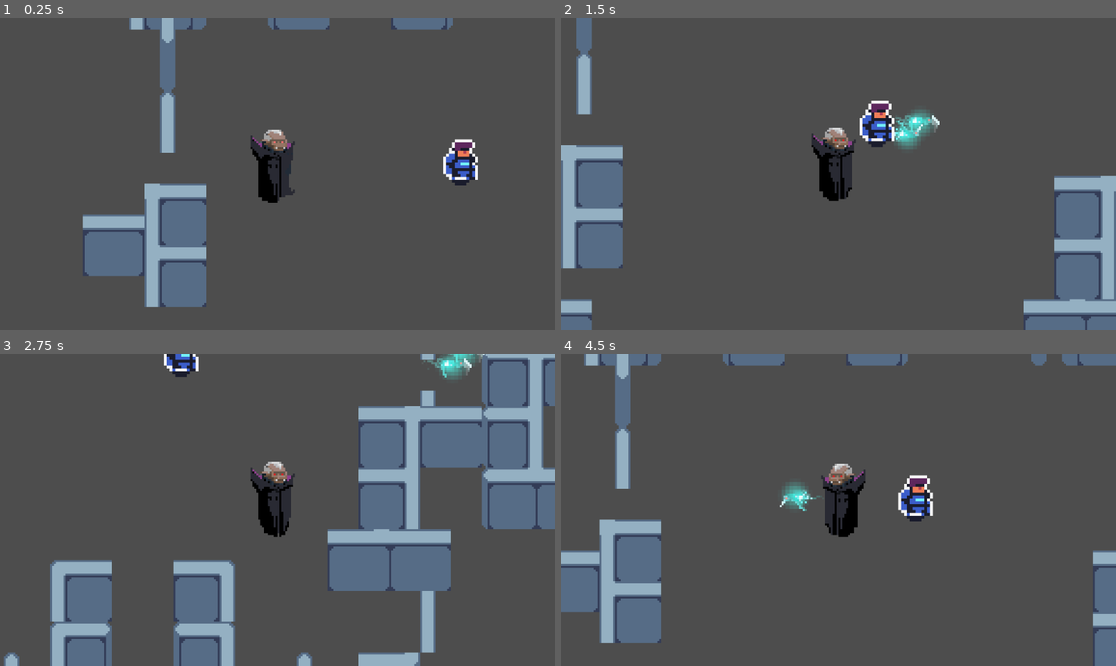
Above: before the commit, frames 1-4 (two rows, left to right).
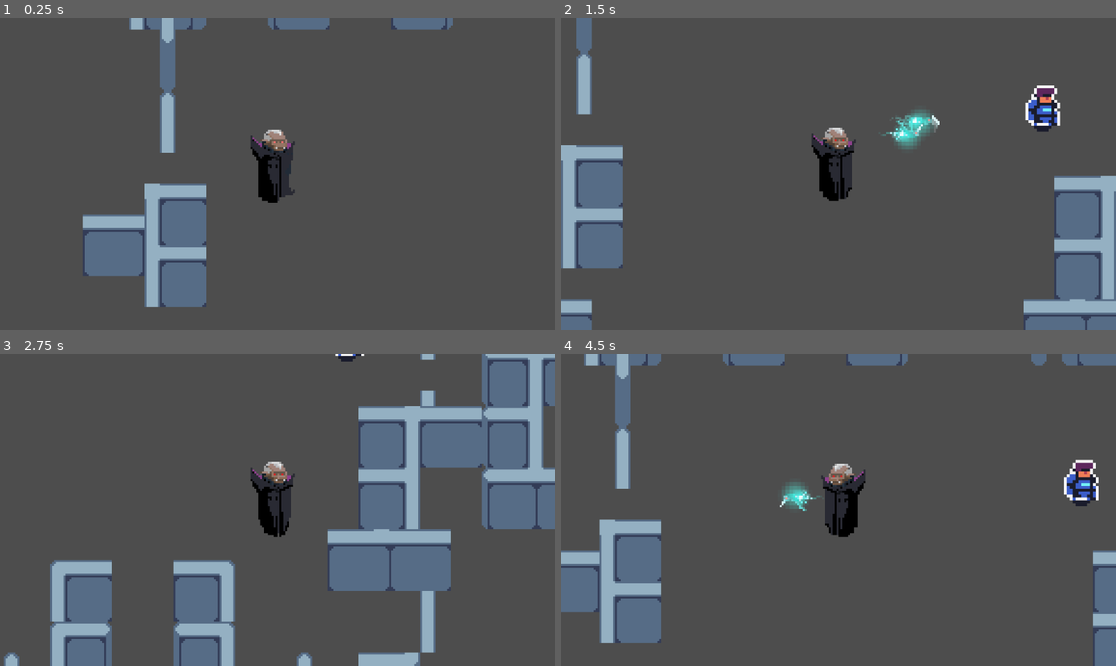
Above: after the commit, the same moments.

Repository: brianxiaodev/bloodmoon
Game: Godot game, scene res://scenes/blood_moon.tscn
Same seed, same stepped clock (60 frames per second), same inputs: the game is played once before the commit and once after it.
Inputs (mouse positions are in pixels of both pictures, inside the frame that each line leads up to):
- Up to frame 1 (0.25 s): no input
- Up to frame 2 (1.5 s): tap Enter at 0.5 s; move the mouse to (960, 158) at 0.52 s; hold Right (ui_right) 0.53-1.28 s; hold Space (shoot) 0.53-1.28 s; click (960, 158) at 0.67 s; move the mouse to (727, 189) at 1.27 s; hold Down (ui_down) from 1.28 s (still down); tap Space (shoot) at 1.35 s
- Up to frame 3 (2.75 s): move the mouse to (333, 441) at 2.02 s; release Down (ui_down) at 2.03 s; hold Right (ui_right) from 2.03 s (still down); hold Space (shoot) from 2.03 s (still down)
- Up to frame 4 (4.5 s): move the mouse to (810, 572) at 2.77 s; release Right (ui_right) at 2.78 s; release Space (shoot) at 2.78 s; hold Up (ui_up) 2.78-3.53 s; tap Space (shoot) at 2.85, 4.35 s; click (810, 572) at 2.92 s; move the mouse to (1005, 556) at 3.52 s; hold Space (shoot) 3.53-4.28 s; hold Left (ui_left) from 3.53 s (still down); move the mouse to (672, 463) at 4.27 s

The runs differ from the first frame. In frame 1, 0.7% of the frame differs, in the area x 79-87%, y 38-54%; in frame 2, 1.5%; in frame 3, 0.9%; in frame 4, 1.5%, in the area x 60-97%, y 33-54%.

Commit message:
fixed collision of bullet with enemy

Diff:
--- a/bullet.gd
+++ b/bullet.gd
@@ -5,6 +5,7 @@
 @onready var kill_timer = $KillTimer
 
 var direction: Vector2 = Vector2.ZERO
+var ignore_body: Node2D = null  # ← Who fired the bullet
 
 
 func _ready() -> void:
@@ -23,3 +24,10 @@
 
 func _on_kill_timer_timeout() -> void:
 	queue_free()
+
+func _on_body_entered(body: Node2D) -> void:
+	if body == ignore_body:
+		return
+	if body.has_method("handle_hit"):
+		body.handle_hit()
+		queue_free()
--- a/bullet.tscn
+++ b/bullet.tscn
@@ -43,6 +43,7 @@
 }]
 
 [node name="Bullet" type="Area2D"]
+collision_mask = 5
 script = ExtResource("1_v8qja")
 
 [node name="CollisionShape2D" type="CollisionShape2D" parent="."]
@@ -56,4 +57,5 @@
 wait_time = 3.0
 one_shot = true
 
+[connection signal="body_entered" from="." to="." method="_on_body_entered"]
 [connection signal="timeout" from="KillTimer" to="." method="_on_kill_timer_timeout"]
--- a/scenes/blood_moon.tscn
+++ b/scenes/blood_moon.tscn
@@ -107,4 +107,4 @@
 visible = false
 
 [node name="Enemy" parent="." instance=ExtResource("7_1dman")]
-position = Vector2(92, 16)
+position = Vector2(178, 8)
--- a/scenes/enemy.gd
+++ b/scenes/enemy.gd
@@ -1,6 +1,8 @@
 extends CharacterBody2D
 
+var health: int = 100
 @onready var ai = $AI
 
 func handle_hit():
-	pass
+	health -= 20
+	print("enemy hit", health)
--- a/scenes/enemy.tscn
+++ b/scenes/enemy.tscn
@@ -140,10 +140,7 @@
 }]
 
 [sub_resource type="RectangleShape2D" id="RectangleShape2D_g0wcc"]
-size = Vector2(18, 18.3125)
-
-[sub_resource type="CircleShape2D" id="CircleShape2D_5uy6h"]
-radius = 22.0907
+size = Vector2(14.6667, 18.3125)
 
 [node name="Enemy" type="CharacterBody2D"]
 scale = Vector2(1.5, 1.5)
@@ -158,13 +155,8 @@
 frame_progress = 0.946972
 
 [node name="CollisionShape2D" type="CollisionShape2D" parent="."]
-position = Vector2(1, -2.84375)
+position = Vector2(0, -2.84375)
 shape = SubResource("RectangleShape2D_g0wcc")
 
 [node name="AI" type="Node2D" parent="."]
 script = ExtResource("3_4ra3w")
-
-[node name="PlayeDetectionZone" type="Area2D" parent="AI"]
-
-[node name="CollisionShape2D" type="CollisionShape2D" parent="AI/PlayeDetectionZone"]
-shape = SubResource("CircleShape2D_5uy6h")
--- a/scenes/vampire.tscn
+++ b/scenes/vampire.tscn
@@ -139,7 +139,8 @@
 "speed": 5.0
 }]
 
-[sub_resource type="CircleShape2D" id="CircleShape2D_0myhr"]
+[sub_resource type="RectangleShape2D" id="RectangleShape2D_j3v10"]
+size = Vector2(22, 40)
 
 [node name="Vampire" type="CharacterBody2D"]
 top_level = true
@@ -160,8 +161,8 @@
 position = Vector2(25, 10)
 
 [node name="CollisionShape2D" type="CollisionShape2D" parent="."]
-position = Vector2(2, -17)
-shape = SubResource("CircleShape2D_0myhr")
+position = Vector2(-3, -5)
+shape = SubResource("RectangleShape2D_j3v10")
 
 [node name="AttackCooldown" type="Timer" parent="."]
 wait_time = 0.7
--- a/scripts/vampire.gd
+++ b/scripts/vampire.gd
@@ -8,6 +8,8 @@
 @onready var attack_spawn_point = $AnimatedSprite2D/AttackSpawnPoint
 @onready var attack_direction = $AnimatedSprite2D/AttackDirection
 @onready var attack_cooldown = $AttackCooldown
+
+var health: int = 100
 
 func _process(_delta: float) -> void:
 	var movement_direction := Vector2.ZERO
@@ -42,11 +44,14 @@
 
 	if attack_cooldown.is_stopped():
 		var bullet_instance = Bullet.instantiate()
+		bullet_instance.ignore_body = self
 		var direction = (attack_direction.global_position - attack_spawn_point.global_position).normalized()
 		emit_signal("player_fired_bullet", bullet_instance, attack_spawn_point.global_position, direction)
 		attack_cooldown.start()
-	else:
-		pass
+
+func handle_hit():
+	health -= 20
+	print("player hit", health)
 
 #Working code from Grace:
 #signal shoot
Not shown: 1 places in scenes/enemy.tscn that only renumber resources
